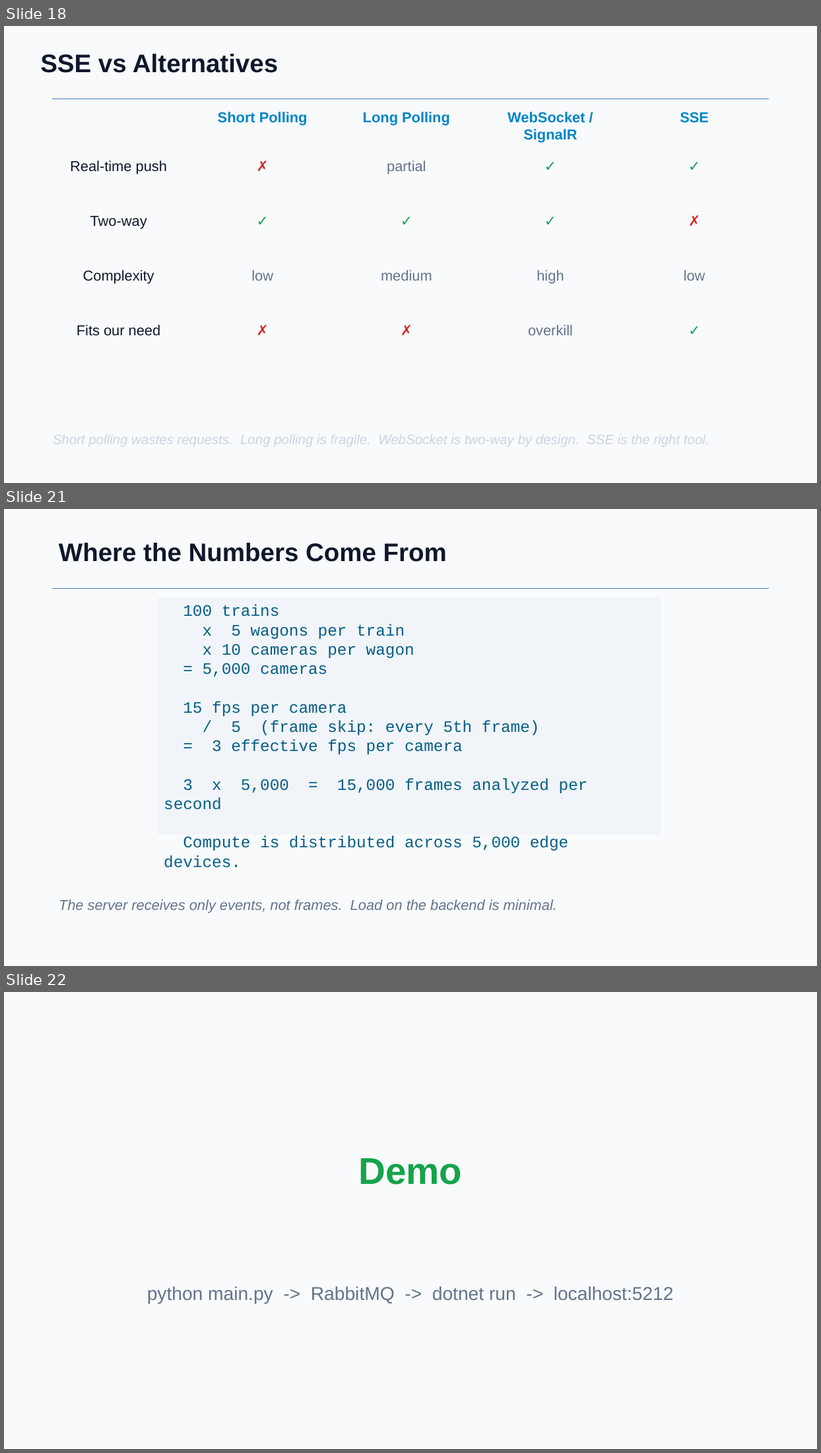
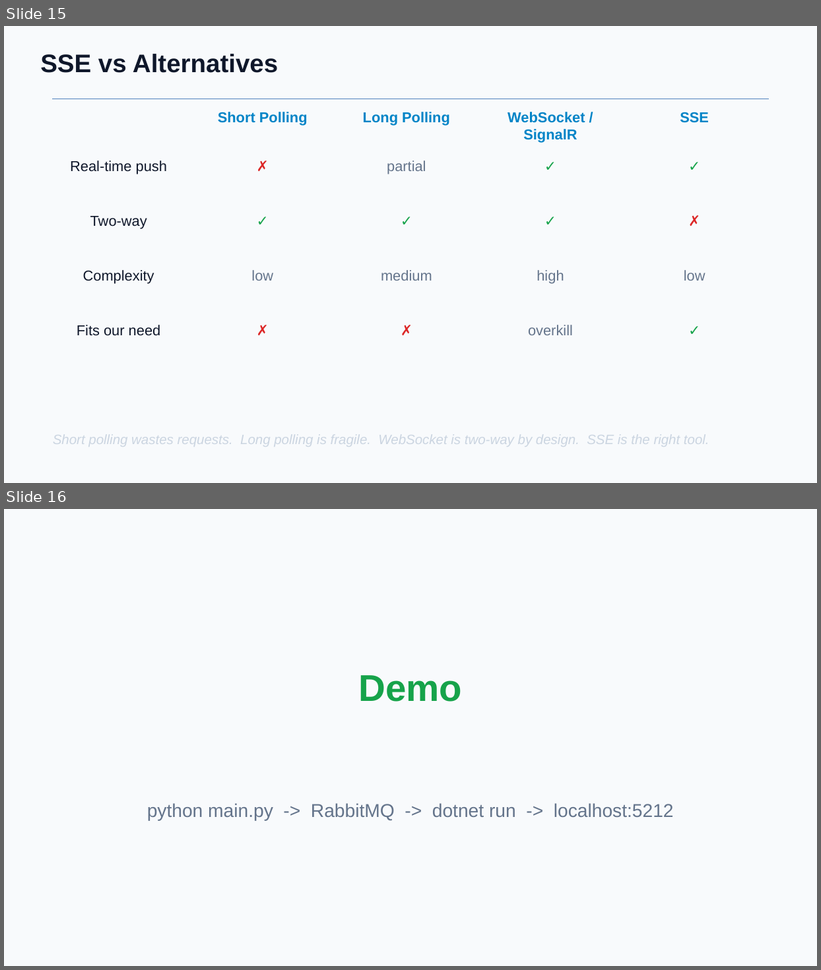
Before and after one commit to AhmadovMahammad/train-seat-monitor, a slide deck: docs/presentation.pptx. Shown one above the other, each under a label of ours: slides 18, 21 and 22 before the commit, slides 15 and 16 after it; the slides between them are not shown. The pictures are 821x1453 and 821x970 pixels, drawn with LibreOffice and Linux fonts; fonts in the diff are those of the drawing. Boxes give left, top, right and bottom in pixels: in the first picture for what was removed or moved away, otherwise in the second. Text is boxed around its words. In the diff, an @@ line names an element or a change of style, - is before the commit and + after.

```diff
--- a/docs/presentation.pptx
+++ b/docs/presentation.pptx
@@ slide 21 removed at [4, 509, 817, 966], background #F8FAFC @@
@@ text removed at [59, 543, 447, 562] @@
-Where the Numbers Come From
@@ line removed from (53, 588) to (768, 588) @@
@@ rectangle removed at [158, 597, 661, 835] @@
-100 trains
-x 5 wagons per train
-x 10 cameras per wagon
-= 5,000 cameras
-15 fps per camera
-/ 5 (frame skip: every 5th frame)
-= 3 effective fps per camera
-3 x 5,000 = 15,000 frames analyzed per second
-Compute is distributed across 5,000 edge devices.
@@ text removed at [59, 900, 557, 914] @@
-The server receives only events, not frames. Load on the backend is minimal.
@@ what was slide 18 is now slide 15 @@
@@ what was slide 22 is now slide 16 @@
```
Also in this commit, not shown: 1 slide changed, 5 other slides removed, 45 other files.
